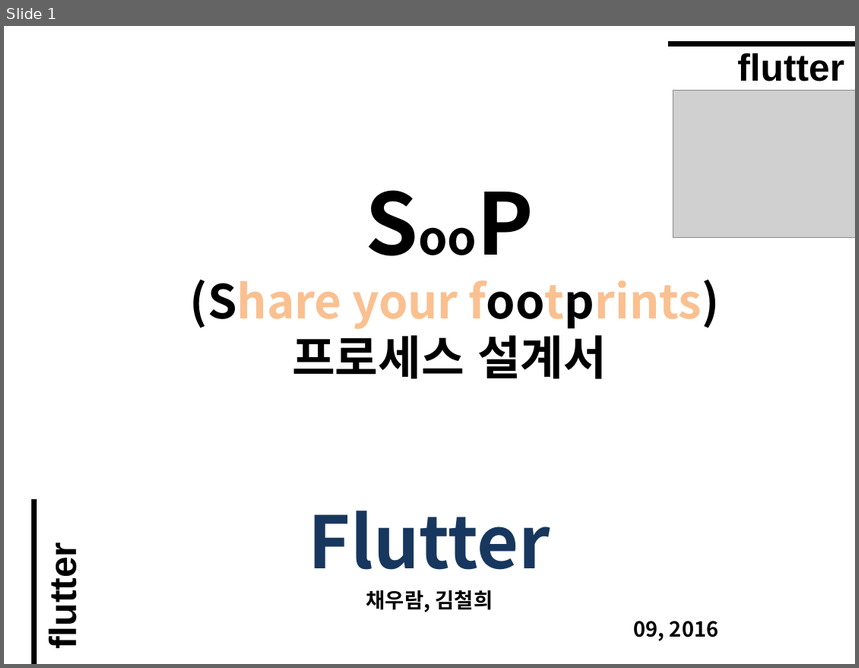
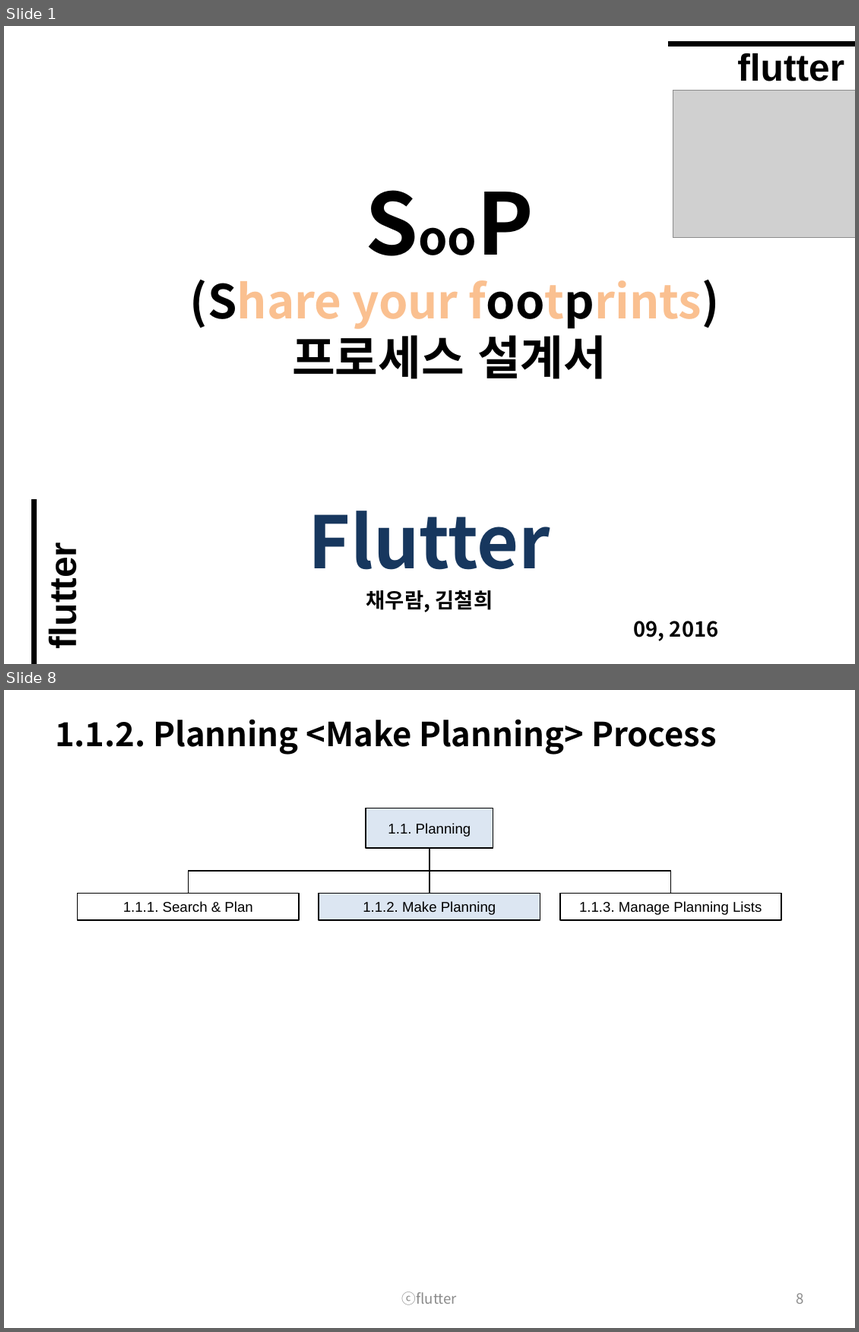
Before and after one commit to wooramc/soop_rep, a slide deck: flutter_process.pptx. Shown one above the other, each under a label of ours: slide 1 before the commit, slides 1 and 8 after it; the slides between them are not shown. The pictures are 859x668 and 859x1332 pixels, drawn with LibreOffice and Linux fonts; fonts in the diff are those of the drawing; grey boxes stand for pictures. Boxes give left, top, right and bottom in pixels: in the first picture for what was removed or moved away, otherwise in the second. Text is boxed around its words. In the diff, an @@ line names an element or a change of style, - is before the commit and + after.

```diff
--- a/flutter_process.pptx
+++ b/flutter_process.pptx
@@ slide 8 added at box(4, 690, 855, 1328), background #FFFFFF @@
@@ title added at box(55, 719, 717, 755), 28 pt, text #000000, bold @@
+1.1.2. Planning <Make Planning> Process
@@ rectangle added at box(366, 809, 493, 848), fill #DCE6F2, outline #000000 1 pt, 12 pt, text #000000 @@
+1.1. Planning
@@ elbow line added from (430, 848) to (189, 894), #000000 0.75 pt @@
@@ elbow line added from (430, 848) to (430, 894), #000000 0.75 pt @@
@@ elbow line added from (430, 848) to (671, 894), #000000 0.75 pt @@
@@ rectangle added at box(77, 894, 299, 920), outline #000000 1 pt, 12 pt, text #000000 @@
+1.1.1. Search & Plan
@@ rectangle added at box(319, 894, 541, 920), fill #DCE6F2, outline #000000 1 pt, 12 pt, text #000000 @@
+1.1.2. Make Planning
@@ rectangle added at box(560, 894, 781, 920), outline #000000 1 pt, 12 pt, text #000000 @@
+1.1.3. Manage Planning Lists
@@ text added at box(402, 1292, 457, 1306), 12 pt, text #8C8C8C @@
+ⓒflutter
@@ page number added at box(796, 1293, 804, 1304), 12 pt, text #8C8C8C @@
+8
```
Also in this commit, not shown: 9 slides changed, 5 other slides added.
